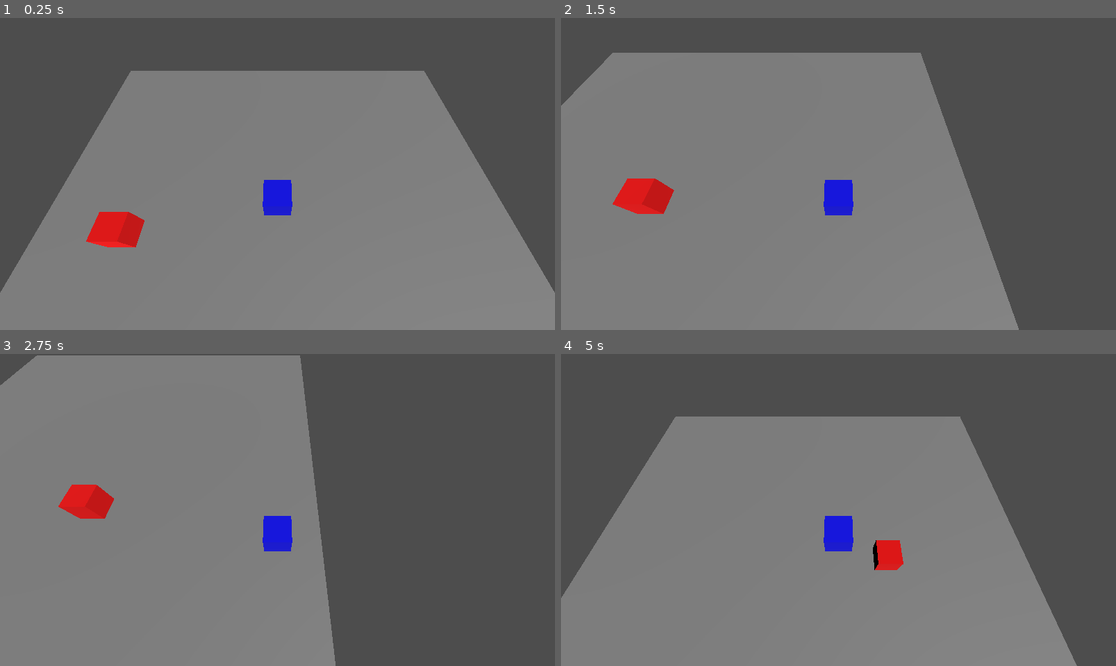
Above: before the commit, frames 1-4 (two rows, left to right).
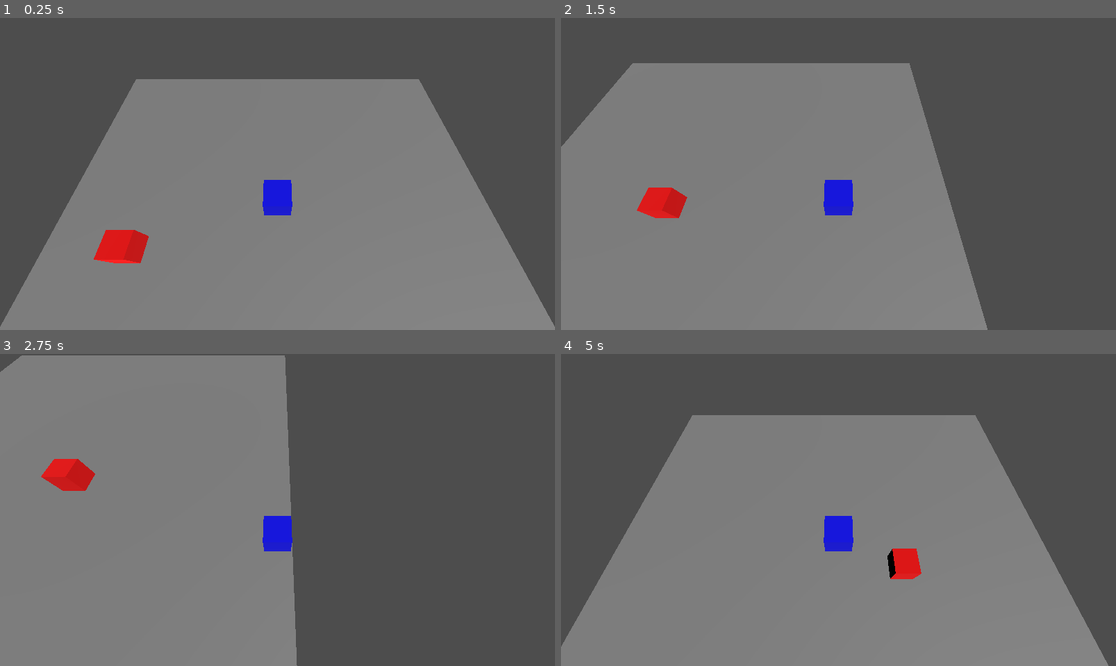
Above: after the commit, the same moments.

Repository: Jovito5s9/Archpelago-Protocol
Game: Godot game, scene res://scenes/map1.tscn
Same seed, same stepped clock (60 frames per second), same inputs: the game is played once before the commit and once after it. The project has no main scene, so this scene is started directly.
Inputs:
- Up to frame 1 (0.25 s): no input
- Up to frame 2 (1.5 s): tap Enter (ui_accept) at 0.5, 0.77 s; hold Right (ui_right) 0.53-1.28 s; tap X (punch) at 0.6, 1.35 s; hold Down (ui_down) from 1.28 s (still down)
- Up to frame 3 (2.75 s): tap Enter (ui_accept) at 1.52 s; release Down (ui_down) at 2.03 s; hold Right (ui_right) from 2.03 s (still down); tap X (punch) at 2.1 s
- Up to frame 4 (5 s): release Right (ui_right) at 2.78 s; hold Up (ui_up) 2.78-3.53 s; tap X (punch) at 2.85, 3.6, 4.35 s; tap Enter (ui_accept) at 3.02, 3.77, 4.52 s; hold Left (ui_left) from 3.53 s (still down)

The runs differ from the first frame. In frame 1, 6.6% of the frame differs, in the area x 0-100%, y 16-99%; in frame 2, 7.8%, in the area x 0-83%, y 11-100%; in frame 3, 6.5%; in frame 4, 7.1%.

Commit message:
herança(POO)

Diff:
--- a/scenes/cubo.tscn
+++ b/scenes/cubo.tscn
@@ -9,7 +9,14 @@
 
 [sub_resource type="BoxShape3D" id="BoxShape3D_ue4r5"]
 
-[node name="cubo" type="CharacterBody3D" unique_id=1661091355]
+[sub_resource type="BoxShape3D" id="BoxShape3D_t4y38"]
+
+[sub_resource type="StandardMaterial3D" id="StandardMaterial3D_2wega"]
+albedo_color = Color(0, 0, 1, 1)
+
+[sub_resource type="BoxMesh" id="BoxMesh_odofd"]
+
+[node name="cubo" type="CharacterBody3D" unique_id=1661091355 groups=["enemy"]]
 script = ExtResource("1_ue4r5")
 
 [node name="MeshInstance3D" type="MeshInstance3D" parent="." unique_id=176001159]
@@ -18,3 +25,14 @@
 
 [node name="CollisionShape3D" type="CollisionShape3D" parent="." unique_id=121942483]
 shape = SubResource("BoxShape3D_ue4r5")
+
+[node name="ataque" type="Area3D" parent="." unique_id=1522599598]
+
+[node name="collision" type="CollisionShape3D" parent="ataque" unique_id=38531353]
+shape = SubResource("BoxShape3D_t4y38")
+disabled = true
+
+[node name="MeshInstance3D" type="MeshInstance3D" parent="ataque" unique_id=1328208276]
+visible = false
+material_override = SubResource("StandardMaterial3D_2wega")
+mesh = SubResource("BoxMesh_odofd")
--- a/scenes/player.tscn
+++ b/scenes/player.tscn
@@ -32,6 +32,7 @@
 disabled = true
 
 [node name="MeshInstance3D" type="MeshInstance3D" parent="ataque" unique_id=126716201]
+visible = false
 material_override = SubResource("StandardMaterial3D_3vyb7")
 mesh = SubResource("BoxMesh_3vyb7")
 
--- a/scripts/cubo.gd
+++ b/scripts/cubo.gd
@@ -1,34 +1,21 @@
-extends CharacterBody3D
-
+extends "res://scripts/entity.gd"
 
 const SPEED = 2.5
-const JUMP_VELOCITY = 4.5
 @onready var player = get_parent().get_node("player")
 
-
 func _physics_process(delta: float) -> void:
-	# Add the gravity.
 	if not is_on_floor():
 		velocity += get_gravity() * delta
 
+	if player:
+		var dir = (player.global_position - global_position).normalized()
 
-	if player:
-		var direction := Vector3(int(player.global_position.x>global_position.x), int(player.global_position.y>global_position.y), int(player.global_position.z>global_position.z))
-		if abs(player.global_position.x-global_position.x)<0.05:
-			direction.x=0
-		elif not direction.x:
-			direction.x = -1
+		last_direction = dir
 
-		if abs(player.global_position.z-global_position.z)<0.05:
-			direction. z=0
-		elif not direction.z:
-			direction.z = -1
+		velocity.x = dir.x * SPEED
+		velocity.z = dir.z * SPEED
 
-		if direction:
-			velocity.x = direction.x * SPEED
-			velocity.z = direction.z * SPEED
-		else:
-			velocity.x = move_toward(velocity.x, 0, SPEED)
-			velocity.z = move_toward(velocity.z, 0, SPEED)
+		if global_position.distance_to(player.global_position) < 2.0:
+			atacar()
 
 	move_and_slide()
--- /dev/null
+++ b/scripts/entity.gd
@@ -0,0 +1,93 @@
+extends CharacterBody3D
+
+@export var vida_maxima: int = 10
+@export var dano_base: int = 2
+
+@export var knockback_forca: float = 6.0
+@export var knockback_vertical: float = 2.5
+@export var iframe_tempo: float = 0.4
+
+var vida: int
+var invencivel = false
+
+@onready var ataque = get_node_or_null("ataque")
+@onready var col = ataque.get_node_or_null("collision") if ataque else null
+
+var pode_atacar = true
+var atacando = false
+var ataque_cooldown = 1.0
+
+var last_direction = Vector3.FORWARD
+
+func _ready():
+	vida = vida_maxima
+
+func tomar_dano(dano: int, origem: Vector3 = Vector3.ZERO):
+	if invencivel:
+		return
+
+	vida -= dano
+	print(self, " tomou dano:", dano, "vida:", vida)
+
+	invencivel = true
+
+	aplicar_knockback(origem)
+
+	if vida <= 0:
+		morrer()
+		return
+
+	await get_tree().create_timer(iframe_tempo).timeout
+	invencivel = false
+
+func aplicar_knockback(origem: Vector3):
+	var direcao = (global_position - origem).normalized()
+
+	if direcao == Vector3.ZERO:
+		direcao = -transform.basis.z
+
+	velocity.x = direcao.x * knockback_forca
+	velocity.z = direcao.z * knockback_forca
+	velocity.y = knockback_vertical
+
+func morrer():
+	print(self, " morreu")
+	queue_free()
+
+func atacar():
+	if not ataque:
+		return
+
+	if not pode_atacar or atacando:
+		return
+
+	if last_direction == Vector3.ZERO:
+		last_direction = -transform.basis.z
+
+	atacando = true
+	pode_atacar = false
+
+	var offset = last_direction.normalized()
+	ataque.global_position = global_position + offset
+	ataque.look_at(ataque.global_position + last_direction, Vector3.UP)
+
+	if col:
+		col.disabled = false
+
+	await get_tree().create_timer(0.1).timeout
+
+	if col:
+		col.disabled = true
+
+	ataque.global_position = global_position
+	atacando = false
+
+	await get_tree().create_timer(ataque_cooldown).timeout
+	pode_atacar = true
+
+func _on_ataque_acertado(body: Node3D) -> void:
+	if body == self:
+		return
+
+	if body.has_method("tomar_dano"):
+		body.tomar_dano(dano_base, global_position)
--- a/scripts/player.gd
+++ b/scripts/player.gd
@@ -1,115 +1,36 @@
-extends CharacterBody3D
+extends "res://scripts/entity.gd"
 
 const MAX_SPEED = 6.5
 const ACCELERATE = 0.3
 const JUMP_VELOCITY = 6.5
 
-var last_direction = Vector3()
-
-@onready var ataque = get_node("ataque")
-@onready var col = ataque.get_node("collision")
-
-var pode_atacar = true
-var atacando = false
-var ataque_cooldown = 2.0
-
-func _on_ataque_acertado(body: Node3D) -> void:
-	if body == self:
-		return
-
-	print("Acertou:", body)
-	print(body.is_in_group("enemy"))
-
-	if body.is_in_group("enemy"):
-		body.queue_free()
-
-func atacar():
-	if not pode_atacar or atacando:
-		print("espere o cooldown")
-		return
-
-	# garante direção válida
-	if last_direction == Vector3.ZERO:
-		last_direction = -transform.basis.z
-
-	atacando = true
-	pode_atacar = false
-
-	print("atacando")
-
-	# posiciona ataque na frente do player
-	var offset = last_direction.normalized()
-	ataque.global_position = global_position + offset
-	ataque.look_at(ataque.global_position + last_direction, Vector3.UP)
-
-	# ativa hitbox
-	col.disabled = false
-
-	# tempo ativo do ataque
-	await get_tree().create_timer(0.1).timeout
-
-	col.disabled = true
-	ataque.global_position = global_position
-	atacando = false
-
-	print("fim do ataque")
-
-	# cooldown
-	await get_tree().create_timer(ataque_cooldown).timeout
-	pode_atacar = true
-
-	print("liberado ataque")
-
 func _physics_process(delta: float) -> void:
-	# input ataque
 	if Input.is_action_just_pressed("punch"):
 		atacar()
 
 	# gravidade
 	if not is_on_floor():
 		velocity += get_gravity() * delta * 1.4
-		if velocity.y < 0:
-			velocity.y -= 0.35
 
 	# pulo
 	if Input.is_action_just_pressed("ui_accept") and is_on_floor():
 		velocity.y = JUMP_VELOCITY
 
-	# input movimento
 	var input_dir := Input.get_vector("ui_left", "ui_right", "ui_up", "ui_down")
 	var direction := (transform.basis * Vector3(input_dir.x, 0, input_dir.y)).normalized()
 
 	if direction != Vector3.ZERO:
 		last_direction = direction
 
-	# movimento X
-	if direction.x != 0:
-		velocity.x += direction.x * ACCELERATE
-	elif abs(velocity.x) < MAX_SPEED / 5:
-		velocity.x = 0
+	# movimento
+	if direction != Vector3.ZERO:
+		velocity.x = direction.x * MAX_SPEED
+		velocity.z = direction.z * MAX_SPEED
 	else:
-		velocity.x = move_toward(velocity.x, 0, ACCELERATE)
-
-	if abs(velocity.x) > MAX_SPEED:
-		velocity.x = MAX_SPEED * sign(velocity.x)
-
-	# movimento Z
-	if direction.z != 0:
-		velocity.z += direction.z * ACCELERATE
-	elif abs(velocity.z) < MAX_SPEED / 5:
-		velocity.z = 0
-	else:
-		velocity.z = move_toward(velocity.z, 0, ACCELERATE)
-
-	if abs(velocity.z) > MAX_SPEED:
-		velocity.z = MAX_SPEED * sign(velocity.z)
-
-	# desaceleração geral
-	if direction == Vector3.ZERO:
 		velocity.x = move_toward(velocity.x, 0, ACCELERATE)
 		velocity.z = move_toward(velocity.z, 0, ACCELERATE)
 
-	# rotação do personagem
+	# rotação
 	if direction != Vector3.ZERO:
 		var target = global_position + direction
 		target.y = global_position.y
